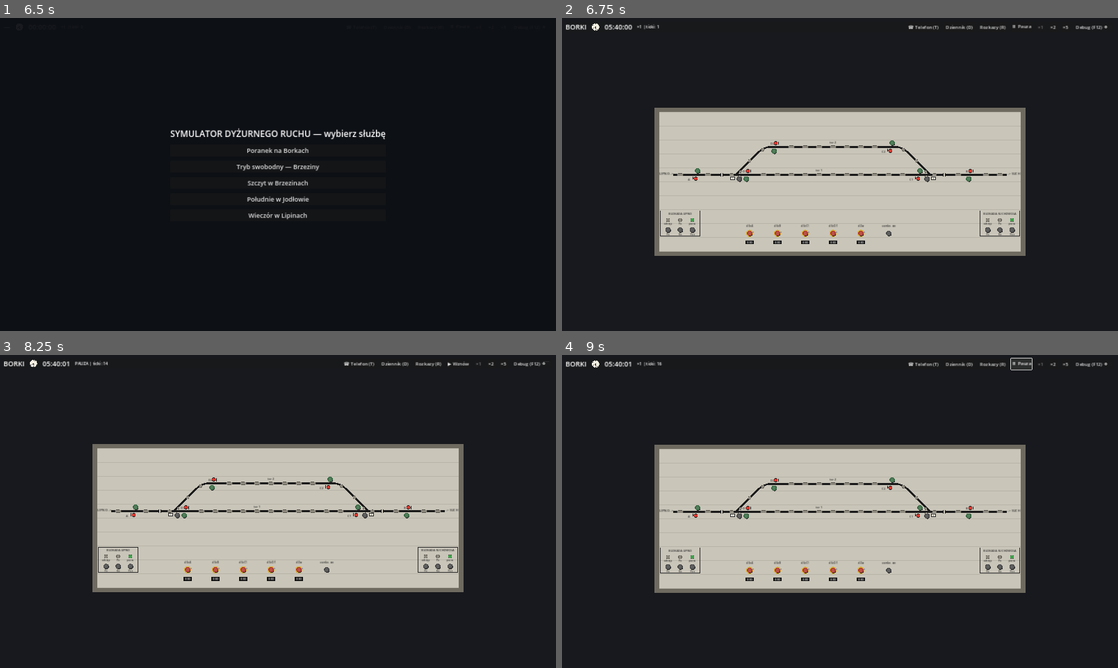
Above: before the commit, frames 1-4 (two rows, left to right).
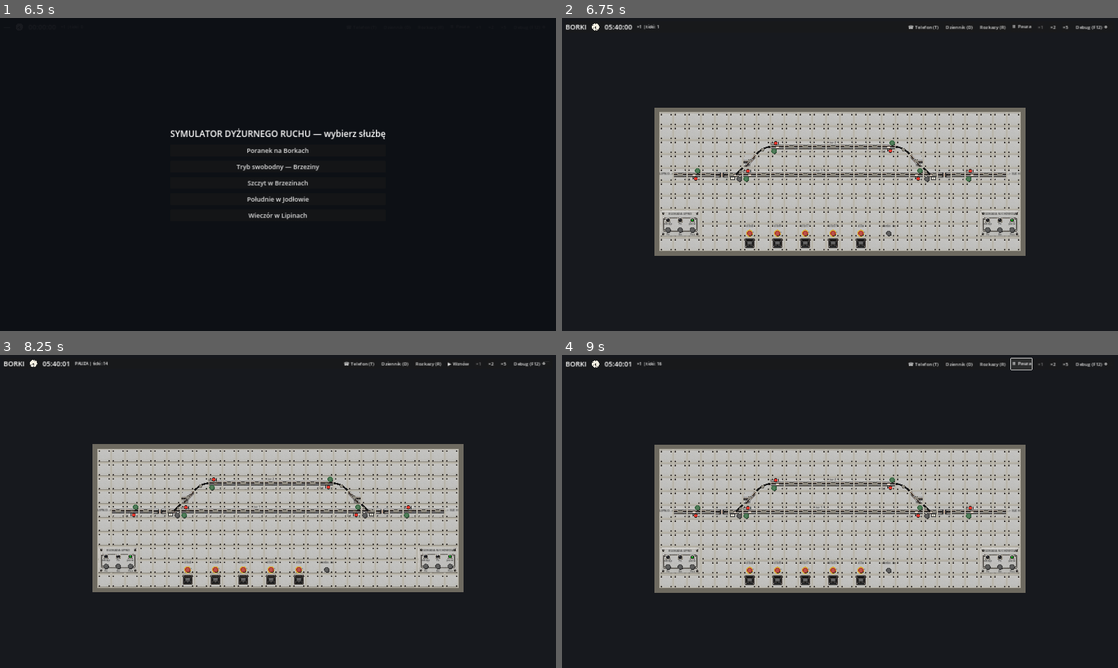
Above: after the commit, the same moments.

Repository: LukaszTM/Dyzurny-Ruchu-v0.0.1
Game: Godot game, scene res://ui/wspolne/main.tscn
Two runs of this game, one before a commit and one after it. Both use one fixed random seed, a clock stepped at 60 frames per second and the inputs below.
Inputs (mouse positions are in pixels of both pictures, inside the frame that each line leads up to):
- Up to frame 1 (6.5 s): click "☎ Telefon (T)" at 0.5 s; click "Dziennik (D)" at 1.25 s; click "Rozkazy (R)" at 2 s; click "⏸ Pauza" at 2.75 s; click "×1" at 3.5 s; click "×2" at 4.25 s; click "×5" at 5 s; click "Debug (F12)" at 5.75 s
- Up to frame 2 (6.75 s): click "Poranek na Borkach" at 6.5 s
- Up to frame 3 (8.25 s): tap Enter at 7.25 s; drag from (105, 511) to (333, 442) at 7.27 s; tap Space at 8 s; drag from (116, 511) to (250, 574) at 8.02 s
- Up to frame 4 (9 s): click "▶ Wznów" at 8.75 s

Frame 1 is identical in both runs. In frame 2, 4.3% of the frame differs, in the area x 17-83%, y 30-75%; in frame 3, 3.8%; in frame 4, 4.3%.

Commit message:
GUI v1: fotorealistyczna skórka pulpitu kostkowego (grafiki użytkownika)
- assets/pulpit: kostki, tor, ukosy, izolacja, płyty modułów, lampki,
  kogut dSAT, licznik bębenkowy (przetworzone: wygaszone wypalone
  podświetlenia — stan pokazują dynamiczne lampki rdzenia)
- PulpitTile: tekstura jako podkład + dynamiczne elementy na wierzchu,
  pełny fallback wektorowy gdy brak pliku (PulpitTile.skin_texture)
- PulpitView: tło siatki z pustych kostek PNG
- Łuki/odgałęzienia wektorowe (ciągłość geometrii między kafelkami)
- Testy: 135/135 zielone

Co-Authored-By: Claude Fable 5 <noreply@anthropic.com>
Claude-Session: https://claude.ai/code/session_01VXo2T8bAjLQXxJSrgUju6Q

Diff:
--- a/ui/pulpit_kostkowy/pulpit_tile.gd
+++ b/ui/pulpit_kostkowy/pulpit_tile.gd
@@ -31,6 +31,54 @@
 
 const TRACK_WIDTH: float = 6.0
 const BUTTON_RADIUS: float = 9.0
+
+## Skórka fotorealistyczna (assets/pulpit/*.png): kafelek rysuje teksturę
+## kostki, a na wierzchu wyłącznie elementy dynamiczne (lampki, przyciski,
+## opisy). Brak pliku tekstury = dotychczasowe rysowanie wektorowe.
+const TEX_DIR := "res://assets/pulpit"
+static var _tex_cache: Dictionary = {}
+
+
+static func skin_texture(name: String) -> Texture2D:
+	if _tex_cache.has(name):
+		return _tex_cache[name]
+	var path := "%s/%s.png" % [TEX_DIR, name]
+	var tex: Texture2D = load(path) if ResourceLoader.exists(path) else null
+	_tex_cache[name] = tex
+	return tex
+
+
+## Tekstura rozciągnięta na cały kafelek; false = brak skórki (fallback).
+func _draw_tile_tex(name: String) -> bool:
+	var tex := skin_texture(name)
+	if tex == null:
+		return false
+	draw_texture_rect(tex, Rect2(Vector2.ZERO, size), false)
+	return true
+
+
+## Lampka stanu jako PNG (plakietka z kloszem) albo wektorowo (fallback).
+func _draw_state_lamp(center: Vector2, color: Color, radius: float = 7.0) -> void:
+	var tex := skin_texture(_lamp_tex_name(color))
+	if tex == null:
+		draw_circle(center, radius + 1.5, COL_LAMP_RING)
+		draw_circle(center, radius, color)
+		return
+	if color == COL_OCCUPIED:
+		draw_circle(center, radius * 2.0, Color(COL_OCCUPIED, 0.18))
+	var side := radius * 3.4
+	draw_texture_rect(tex, Rect2(center - Vector2(side, side) / 2.0,
+		Vector2(side, side)), false)
+
+
+func _lamp_tex_name(color: Color) -> String:
+	if color == COL_OCCUPIED:
+		return "lamp_red"
+	if color == COL_GREEN:
+		return "lamp_green"
+	if color == COL_LOCKED:
+		return "lamp_white"
+	return "lamp_off"
 
 var tile_def: Dictionary = {}
 var graph: TrackGraph = null
@@ -156,23 +204,29 @@
 func _draw() -> void:
 	match _tile_type:
 		"track_h":
-			_draw_track_h()
+			if not _draw_tile_tex("track_h"):
+				_draw_track_h()
 			_draw_section_lamp(Vector2(24.0, 24.0))
 			_draw_tile_label(Vector2(24.0, 12.0))
 		"track_diag_ne":
-			draw_line(Vector2(0.0, TILE), Vector2(TILE, 0.0), COL_TRACK, TRACK_WIDTH)
+			if not _draw_tile_tex("diag_ne"):
+				draw_line(Vector2(0.0, TILE), Vector2(TILE, 0.0), COL_TRACK, TRACK_WIDTH)
 			_draw_section_lamp_round(Vector2(24.0, 24.0))
 		"track_diag_nw":
-			draw_line(Vector2(0.0, 0.0), Vector2(TILE, TILE), COL_TRACK, TRACK_WIDTH)
+			if not _draw_tile_tex("diag_nw"):
+				draw_line(Vector2(0.0, 0.0), Vector2(TILE, TILE), COL_TRACK, TRACK_WIDTH)
 			_draw_section_lamp_round(Vector2(24.0, 24.0))
 		"track_curve_se":
-			_draw_curve(Vector2(0.0, TILE), Vector2(24.0, 24.0), Vector2(TILE, 24.0))
+			if not _draw_tile_tex("curve_se"):
+				_draw_curve(Vector2(0.0, TILE), Vector2(24.0, 24.0), Vector2(TILE, 24.0))
 			_draw_section_lamp_round(Vector2(21.0, 33.0))
 		"track_curve_sw":
-			_draw_curve(Vector2(TILE, TILE), Vector2(24.0, 24.0), Vector2(0.0, 24.0))
+			if not _draw_tile_tex("curve_sw"):
+				_draw_curve(Vector2(TILE, TILE), Vector2(24.0, 24.0), Vector2(0.0, 24.0))
 			_draw_section_lamp_round(Vector2(27.0, 33.0))
 		"insulation_gap":
-			_draw_insulation_gap()
+			if not _draw_tile_tex("insulation"):
+				_draw_insulation_gap()
 		"turnout_ne":
 			_draw_turnout(true)
 		"turnout_nw":
@@ -222,7 +276,10 @@
 
 
 func _draw_turnout(branch_ne: bool) -> void:
-	_draw_track_h()
+	# Skórka: kostka torowa jako podkład, odgałęzienie dorysowane (kierunek
+	# zależy od stacji — tekstura wspólna).
+	if not _draw_tile_tex("track_h"):
+		_draw_track_h()
 	# Odgałęzienie 45° do narożnika: turnout_ne → NE, turnout_nw → NW.
 	var corner := Vector2(TILE, 0.0) if branch_ne else Vector2(0.0, 0.0)
 	draw_line(Vector2(24.0, 24.0), corner, COL_TRACK, TRACK_WIDTH)
@@ -272,7 +329,8 @@
 
 
 func _draw_signal_tile(travel_east: bool) -> void:
-	_draw_track_h()
+	if not _draw_tile_tex("track_h"):
+		_draw_track_h()
 	# Symbol semafora po prawej stronie toru w kierunku jazdy: jazda na wschód
 	# → pod torem, na zachód → nad torem. Kółko 12 px + kreska-podstawa
 	# prostopadła do toru, „chorągiewka" w kierunku jazdy (spec §3).
@@ -380,7 +438,8 @@
 ## Pole blokady liniowej (3×2 kostki, assets-spec/20 §5): ramka, etykieta,
 ## lampki stanu (odstęp zajęty, pozwolenie u nas) i przyciski Po/Ko/Poz.
 func _draw_block_field() -> void:
-	draw_rect(Rect2(4.0, 4.0, 136.0, 88.0), COL_TEXT, false, 2.0)
+	if not _draw_tile_tex("kostka_wide"):
+		draw_rect(Rect2(4.0, 4.0, 136.0, 88.0), COL_TEXT, false, 2.0)
 	_draw_text(Vector2(4.0, 18.0), 136.0, String(tile_def.get("label", "")), 10)
 	var block: BlockLine = blocks.get(StringName(String(tile_def.get("block", ""))))
 	var occupied_color := COL_LAMP_OFF
@@ -397,8 +456,7 @@
 	var lamp_colors: Array[Color] = [occupied_color, po_color, permission_color]
 	var lamp_labels: Array[String] = ["odstęp", "Po", "pozw."]
 	for i: int in 3:
-		draw_circle(Vector2(lamp_x[i], 36.0), 7.0, COL_LAMP_RING)
-		draw_circle(Vector2(lamp_x[i], 36.0), 5.5, lamp_colors[i])
+		_draw_state_lamp(Vector2(lamp_x[i], 36.0), lamp_colors[i], 6.0)
 		_draw_text(Vector2(lamp_x[i] - 20.0, 52.0), 40.0, lamp_labels[i], 8)
 	var centers := _block_button_centers()
 	for field: String in centers:
@@ -420,7 +478,8 @@
 ## biała = zamknięty (bezpieczny dla kolei), ciemna = otwarty,
 ## miganie = ruch drągów / awaria (czerwone).
 func _draw_crossing_ctrl() -> void:
-	draw_rect(Rect2(4.0, 4.0, 136.0, 88.0), COL_TEXT, false, 2.0)
+	if not _draw_tile_tex("kostka_wide"):
+		draw_rect(Rect2(4.0, 4.0, 136.0, 88.0), COL_TEXT, false, 2.0)
 	_draw_text(Vector2(4.0, 18.0), 136.0, String(tile_def.get("label", "")), 9)
 	var crossing: LevelCrossing = null
 	if world != null:
@@ -436,8 +495,7 @@
 				lamp = COL_OCCUPIED if blink_on else COL_LAMP_OFF
 			_:
 				lamp = COL_LAMP_OFF
-	draw_circle(Vector2(72.0, 38.0), 8.0, COL_LAMP_RING)
-	draw_circle(Vector2(72.0, 38.0), 6.5, lamp)
+	_draw_state_lamp(Vector2(72.0, 38.0), lamp, 7.0)
 	var state_name := "?" if crossing == null \
 		else LevelCrossing.STATE_NAMES[crossing.state]
 	_draw_text(Vector2(4.0, 54.0), 136.0, state_name, 8)
@@ -450,7 +508,8 @@
 ## Kontrola ssp na pulpicie (docs/systemy/16 §3): sprawna / załączona /
 ## awaria.
 func _draw_ssp_ctrl() -> void:
-	draw_rect(Rect2(4.0, 4.0, 136.0, 88.0), COL_TEXT, false, 2.0)
+	if not _draw_tile_tex("kostka_wide"):
+		draw_rect(Rect2(4.0, 4.0, 136.0, 88.0), COL_TEXT, false, 2.0)
 	_draw_text(Vector2(4.0, 18.0), 136.0, String(tile_def.get("label", "")), 9)
 	var crossing: LevelCrossing = null
 	if world != null:
@@ -469,19 +528,23 @@
 	var lamp_colors: Array[Color] = [ok_lamp, active_lamp, fail_lamp]
 	var labels: Array[String] = ["sprawna", "załącz.", "awaria"]
 	for i: int in 3:
-		draw_circle(Vector2(lamp_x[i], 44.0), 7.0, COL_LAMP_RING)
-		draw_circle(Vector2(lamp_x[i], 44.0), 5.5, lamp_colors[i])
+		_draw_state_lamp(Vector2(lamp_x[i], 44.0), lamp_colors[i], 6.0)
 		_draw_text(Vector2(lamp_x[i] - 22.0, 62.0), 44.0, labels[i], 8)
 
 
 ## Terminal dSAT (docs/systemy/17 §2): lampka alarmu + kwitowanie.
 func _draw_dsat_ctrl() -> void:
-	draw_rect(Rect2(4.0, 4.0, 136.0, 88.0), COL_TEXT, false, 2.0)
+	if not _draw_tile_tex("kostka_wide"):
+		draw_rect(Rect2(4.0, 4.0, 136.0, 88.0), COL_TEXT, false, 2.0)
 	_draw_text(Vector2(4.0, 18.0), 136.0, String(tile_def.get("label", "")), 9)
 	var alarm := world != null and world.dsat_unacked()
-	var lamp := (COL_OCCUPIED if blink_on else COL_LAMP_OFF) if alarm else COL_LAMP_OFF
-	draw_circle(Vector2(72.0, 40.0), 8.0, COL_LAMP_RING)
-	draw_circle(Vector2(72.0, 40.0), 6.5, lamp)
+	var beacon := skin_texture("beacon")
+	if alarm and blink_on and beacon != null:
+		# Kogut alarmowy dSAT (skórka) — miga do skwitowania.
+		draw_texture_rect(beacon, Rect2(72.0 - 14.0, 26.0, 28.0, 28.0), false)
+	else:
+		var lamp := (COL_OCCUPIED if blink_on else COL_LAMP_OFF) if alarm else COL_LAMP_OFF
+		_draw_state_lamp(Vector2(72.0, 40.0), lamp, 7.0)
 	_draw_button(Vector2(72.0, 70.0), COL_BUTTON_RED)
 	_draw_text(Vector2(52.0, 89.0), 40.0, "KWIT", 8)
 
@@ -493,8 +556,17 @@
 	var sealed := bool(tile_def.get("sealed", false))
 	_draw_button(Vector2(24.0, 34.0), _button_color(), sealed)
 	if bool(tile_def.get("counter", false)):
-		draw_rect(Rect2(10.0, 58.0, 28.0, 14.0), COL_COUNTER_BG)
-		_draw_text_color(Vector2(10.0, 69.0), 28.0, "%03d" % _counter_value(), 10, COL_COUNTER_DIGITS)
+		var counter_tex := skin_texture("counter")
+		if counter_tex != null:
+			# Licznik bębenkowy ze skórki; okienko przykrywamy bieżącym stanem.
+			draw_texture_rect(counter_tex, Rect2(6.0, 50.0, 36.0, 36.0), false)
+			draw_rect(Rect2(12.0, 63.0, 24.0, 11.0), COL_COUNTER_BG)
+			_draw_text_color(Vector2(12.0, 72.0), 24.0, "%03d" % _counter_value(), 9,
+				COL_COUNTER_DIGITS)
+		else:
+			draw_rect(Rect2(10.0, 58.0, 28.0, 14.0), COL_COUNTER_BG)
+			_draw_text_color(Vector2(10.0, 69.0), 28.0, "%03d" % _counter_value(), 10,
+				COL_COUNTER_DIGITS)
 
 
 ## Stan licznika bębenkowego przycisku (docs/systemy/13 §4) z rdzenia.
--- a/ui/pulpit_kostkowy/pulpit_view.gd
+++ b/ui/pulpit_kostkowy/pulpit_view.gd
@@ -63,9 +63,18 @@
 
 
 func _draw() -> void:
-	# Rama pulpitu i tło kostek z fugami 1 px (assets-spec/20 §1).
+	# Rama pulpitu i tło kostek (assets-spec/20 §1). Ze skórką: pusta kostka
+	# PNG w każdym polu siatki; bez niej: płaskie tło z fugami 1 px.
 	draw_rect(Rect2(Vector2.ZERO, size), COL_FRAME)
 	var plan := Rect2(Vector2(FRAME, FRAME), Vector2(_grid.x * TILE, _grid.y * TILE))
+	var kostka := PulpitTile.skin_texture("kostka")
+	if kostka != null:
+		draw_rect(plan, COL_GROUT)
+		for x: int in _grid.x:
+			for y: int in _grid.y:
+				draw_texture_rect(kostka,
+					Rect2(FRAME + x * TILE, FRAME + y * TILE, TILE, TILE), false)
+		return
 	draw_rect(plan, COL_TILE_BG)
 	for x: int in _grid.x + 1:
 		var line_x := FRAME + x * TILE
Binary file added: assets/pulpit/beacon.png
Binary file added: assets/pulpit/counter.png
Binary file added: assets/pulpit/diag_ne.png
Binary file added: assets/pulpit/diag_nw.png
Binary file added: assets/pulpit/insulation.png
Binary file added: assets/pulpit/kostka.png
Binary file added: assets/pulpit/kostka_wide.png
Binary file added: assets/pulpit/lamp_green.png
Binary file added: assets/pulpit/lamp_off.png
Binary file added: assets/pulpit/lamp_orange.png
Binary file added: assets/pulpit/lamp_red.png
Binary file added: assets/pulpit/lamp_white.png
(and 2 more such lines)
